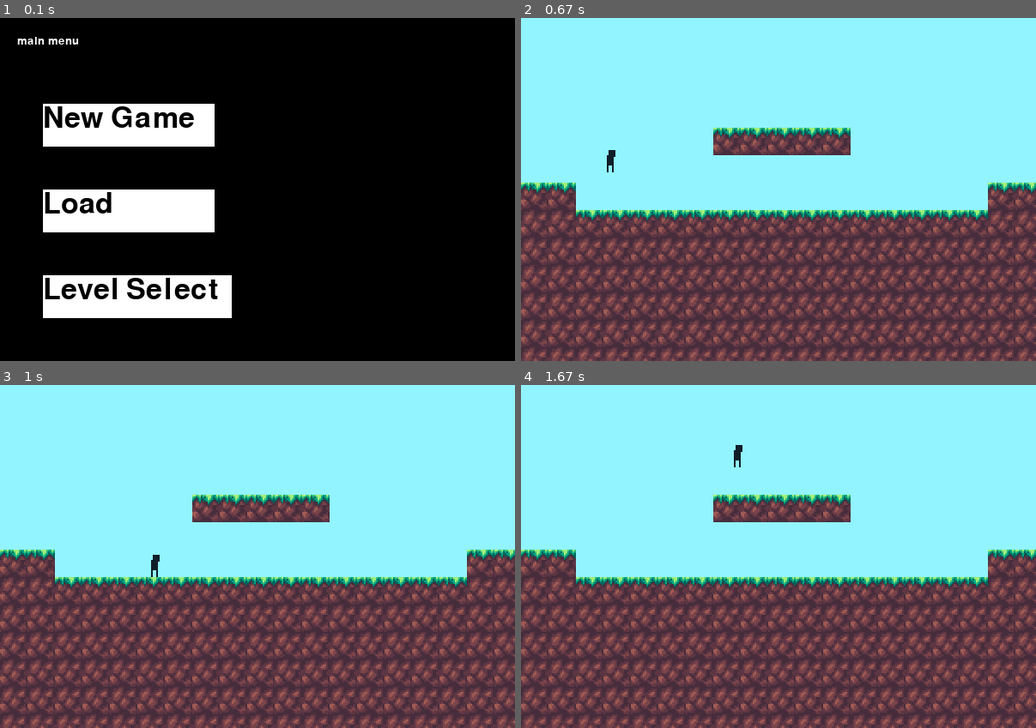
Above: before the commit, frames 1-4 (two rows, left to right).
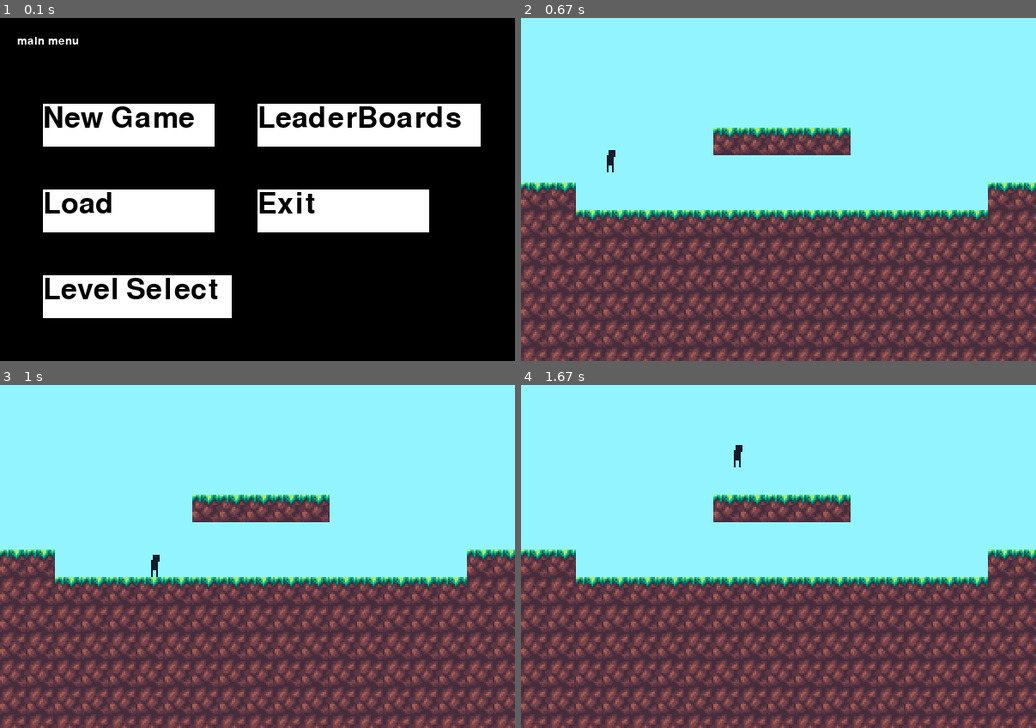
Above: after the commit, the same moments.

Repository: Thornierlemur/JumpMan
Game: pygame game, started from Game.py
The game is run twice, just before and just after one commit, with the same random seed, the same clock (stepped at 60 frames per second) and the same inputs.
Inputs (mouse positions are in pixels of both pictures, inside the frame that each line leads up to):
- Up to frame 1 (0.1 s): no input
- Up to frame 2 (0.67 s): click "New Game" at 0.38 s
- Up to frame 3 (1 s): hold Right from 0.67 s (still down); move the mouse to (257, 577) at 0.7 s
- Up to frame 4 (1.67 s): release Right at 1.13 s; hold Up 1.17-1.47 s; hold Right from 1.5 s (still down)

The runs differ from the first frame. In frame 1, 8.5% of the frame differs, in the area x 50-94%, y 25-63%; in frame 2, nothing differs; in frame 3, nothing differs; in frame 4, nothing differs.

Commit message:
Fixed the main menu

Diff:
--- a/Game.py
+++ b/Game.py
@@ -45,8 +45,8 @@
         button_1 = pygame.Rect(50, 100, 200, 50)
         button_2 = pygame.Rect(50, 200, 200, 50)
         button_3 = pygame.Rect(50, 300, 220, 50)
-        button_4 = pygame.Rect(50, 400, 260, 50)
-        button_5 = pygame.Rect(50, 500, 200, 50)
+        button_4 = pygame.Rect(300, 100, 260, 50)
+        button_5 = pygame.Rect(300, 200, 200, 50)
 
         # checking for collisions
         if button_1.collidepoint((mx, my)):
@@ -76,10 +76,10 @@
         draw_text("Level Select", button_font, (0,0,0), screen, 50, 300)
 
         pygame.draw.rect(screen, (255,255,255), button_4)
-        draw_text("LeaderBoards", button_font, (0,0,0), screen, 50, 400)
+        draw_text("LeaderBoards", button_font, (0,0,0), screen, 300, 100)
 
         pygame.draw.rect(screen, (255,255,255), button_5)
-        draw_text("Exit", button_font, (0,0,0), screen, 50, 500)
+        draw_text("Exit", button_font, (0,0,0), screen, 300, 200)
 
         # must reset the click variable before every event
         click = False
